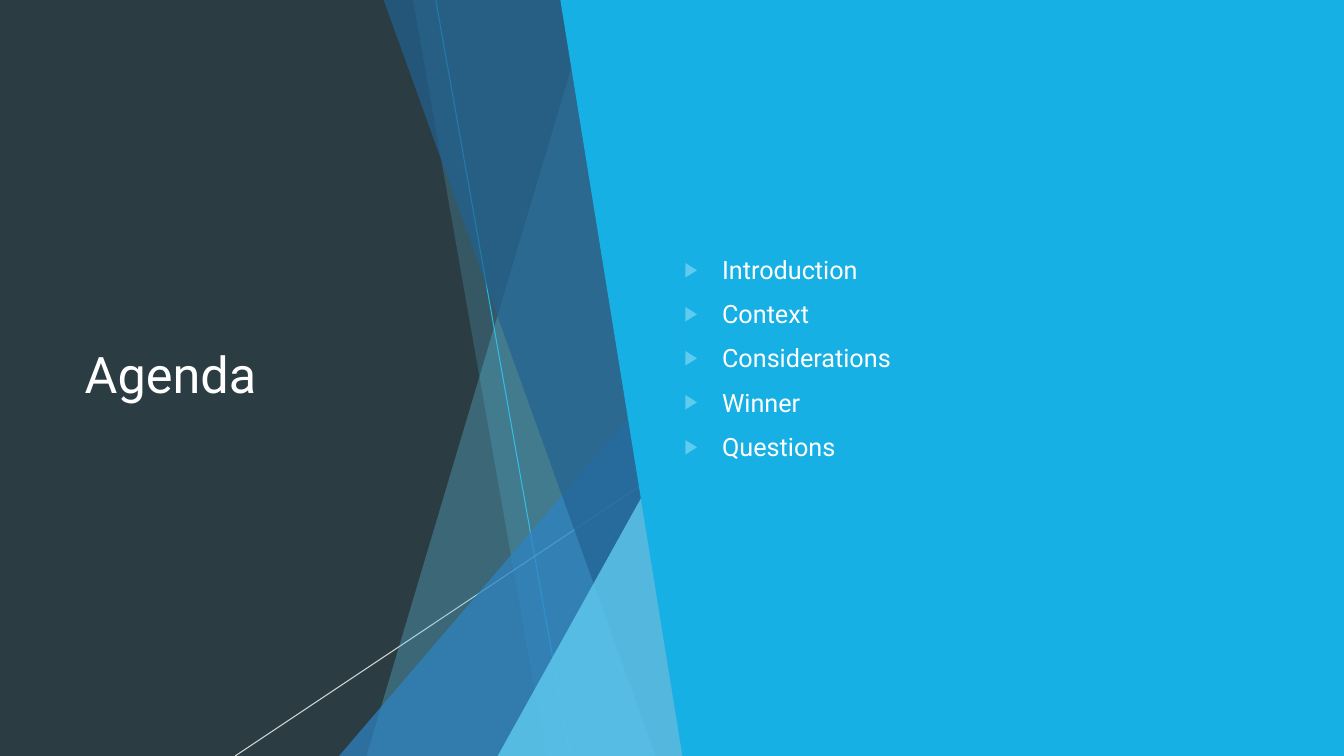
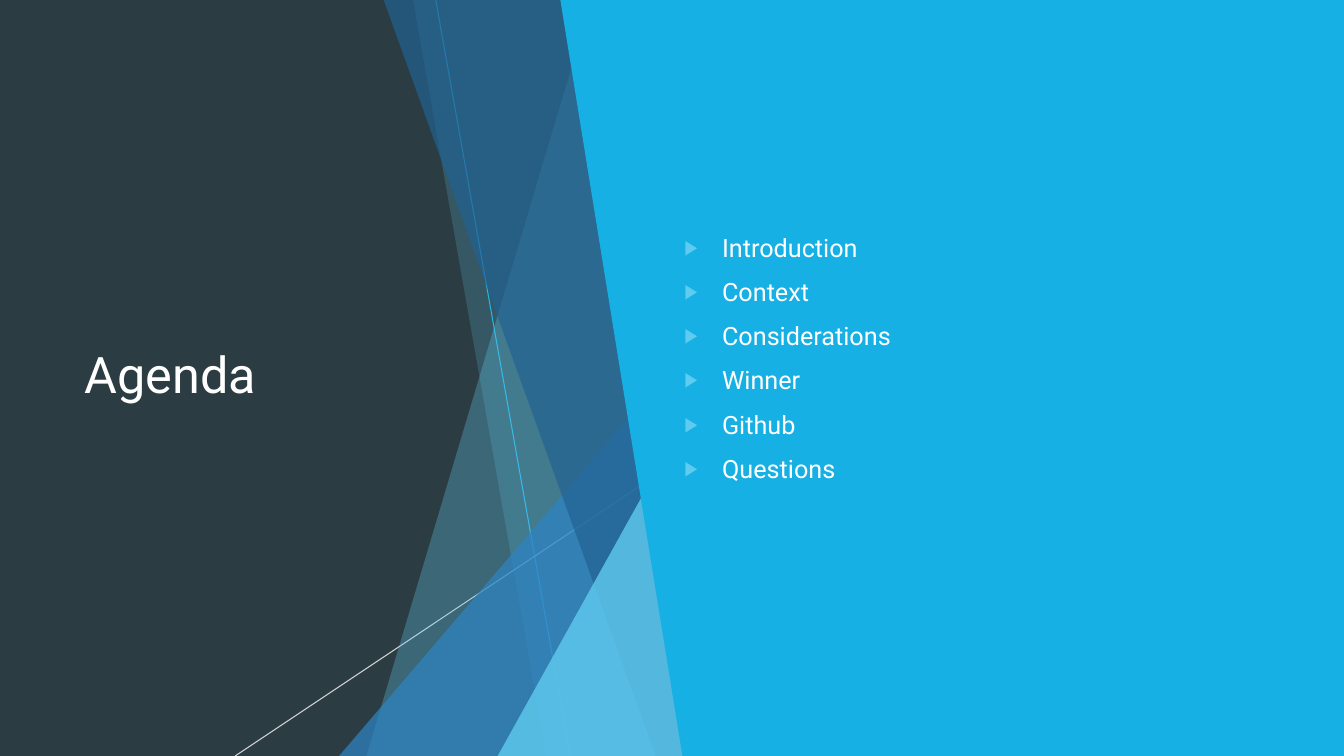
Before and after one commit to chrisholt0222/PythonvsR, a slide deck: slide 2 of Python vs R.pptx. Drawn at 1344x756 pixels with LibreOffice and Linux fonts; fonts in the diff are those of the drawing. Boxes give left, top, right and bottom in pixels: in the first picture for what was removed or moved away, otherwise in the second. Text is boxed around its words. In the diff, an @@ line names an element or a change of style, - is before the commit and + after.

Commit message:
update_0219

```diff
--- a/Python vs R.pptx
+++ b/Python vs R.pptx
@@ text at (722, 415, 795, 435): paragraph added @@
+▶ Github
```
Also in this commit, not shown: 2 slides added.
